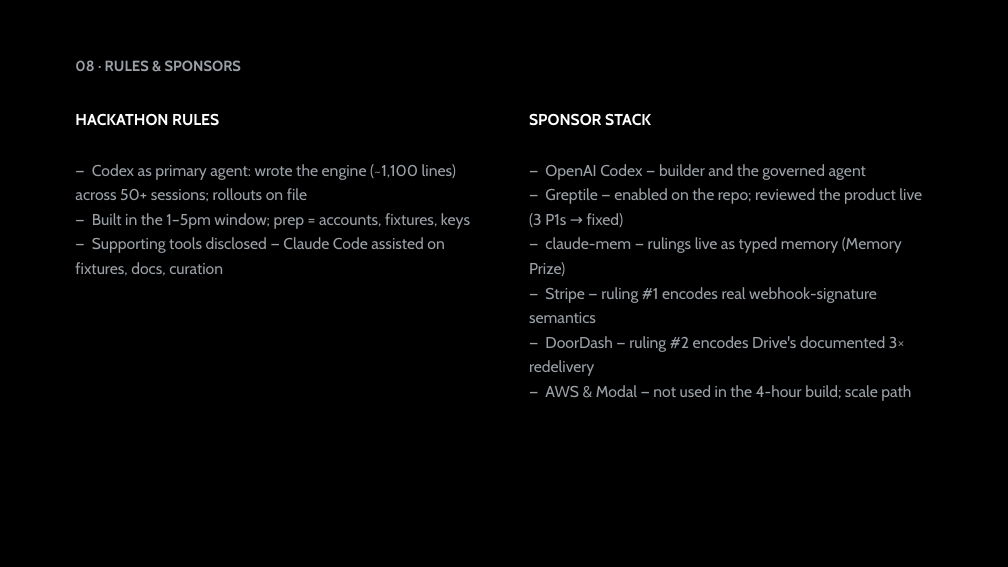
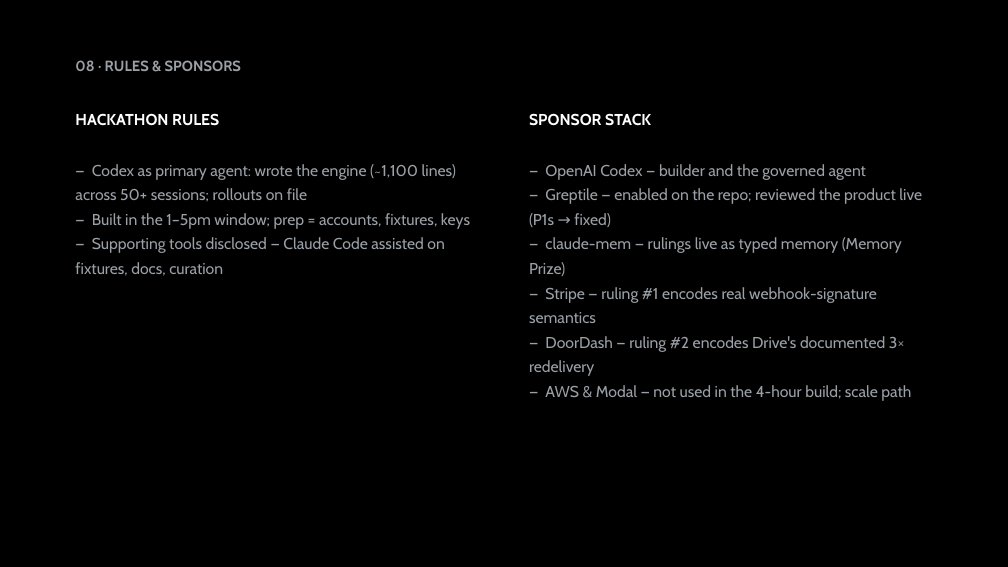
Before and after one commit to vnmoorthy/precedent, a slide deck: slide 9 of docs/precedent-deck.pptx. Drawn at 1008x567 pixels with LibreOffice and Linux fonts; fonts in the diff are those of the drawing. Boxes give left, top, right and bottom in pixels: in the first picture for what was removed or moved away, otherwise in the second. Text is boxed around its words. In the diff, an @@ line names an element or a change of style, - is before the commit and + after.

```diff
--- a/docs/precedent-deck.pptx
+++ b/docs/precedent-deck.pptx
@@ text at (529, 188, 922, 227): text changed @@
-— Greptile — enabled on the repo; reviewed the product live (3 P1s → fixed)
+— Greptile — enabled on the repo; reviewed the product live (P1s → fixed)
```
Also in this commit, not shown: 4 other slides changed, 1 slide added, 1 slide removed.
